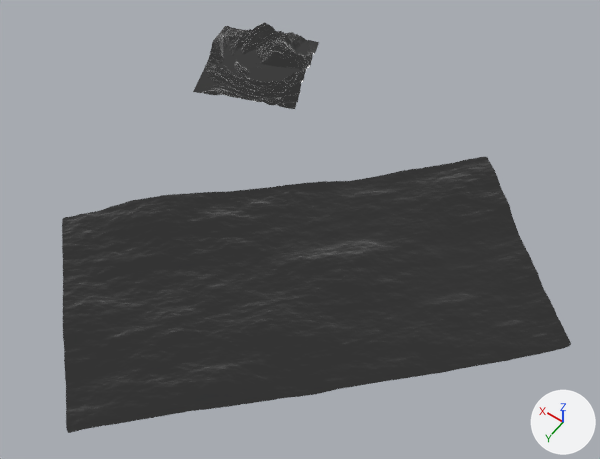
The Blender file dark-side-of-the-moon.blend: old version first, new version second.
Both versions are drawn from a 50 mm camera at (-82.9, 101.3, 111.5) aimed at (-32.1, 30.3, -0.1). Lighting does not change. The marker at lower right points along +X, +Y and +Z.

Objects in the first picture: 'Plane', 'background'.
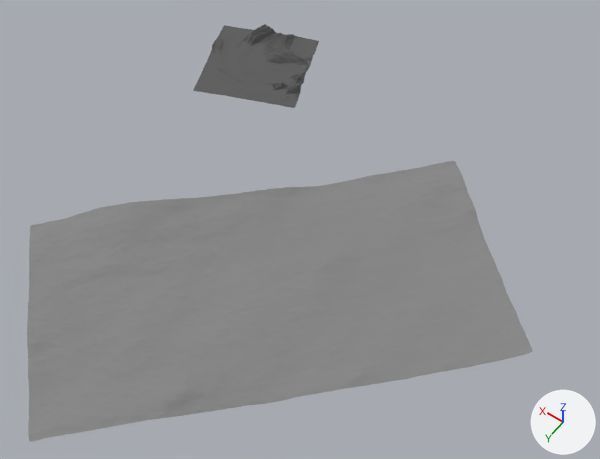
Changed parts and their boxes (x1, y1, x2, y2) in the pictures (600 x 459 px):
```json
{"object": "background", "change": "recoloured, moved, turned", "before": [62, 157, 571, 433], "after": [27, 161, 532, 442], "on screen": "black to grey"}
{"object": "Plane", "change": "recoloured", "before": [193, 23, 319, 109], "after": [193, 23, 319, 109], "on screen": "black to grey"}
```

The change, as JSON lines over the scene's bpy script:
```json
{"block": "mat_material", "change": "nodes: Displacement, Fresnel, Mapping, OutputMaterial, TexCoord, TexNoise, ValToRGB"}
{"block": "mat_material", "change": "colours: black #000000, white #ffffff"}
{"block": "mat_material", "change": "nodes: BsdfPrincipled, Displacement, Mapping, OutputMaterial, TexCoord, TexNoise, ValToRGB"}
{"block": "mat_material", "change": "colours: dark grey #5f5f5f, black #000000, white #ffffff"}
{"op": "remove", "block": "mat_background", "code": "n6 = _N.new('ShaderNodeFresnel'); n6.name = 'Fresnel'"}
{"op": "remove", "block": "mat_background", "code": "n6.inputs[0].default_value = 1.45  # 'IOR'"}
{"op": "add", "block": "mat_background", "code": "n7 = _N.new('ShaderNodeBsdfPrincipled'); n7.name = 'Principled BSDF'"}
{"op": "add", "block": "mat_background", "code": "n7.distribution = 'GGX'"}
{"op": "add", "block": "mat_background", "code": "n7.subsurface_method = 'BURLEY'"}
{"op": "add", "block": "mat_background", "code": "n7.inputs[0].default_value = (0.254, 0.254, 0.254, 1.0)  # 'Base Color', grey #8a8a8a"}
{"op": "add", "block": "mat_background", "code": "n7.inputs[2].default_value = 1.0  # 'Roughness'"}
{"block": "mat_background", "where": "n5 = _N.new('ShaderNodeOutputMaterial'); n5.name = 'Material Output'"}
{"op": "remove", "block": "mat_background", "code": "_L.new(n6.outputs[0], n5.inputs[0])  # 'Factor' to 'Surface'"}
{"op": "add", "block": "mat_background", "code": "_L.new(n7.outputs[0], n5.inputs[0])  # 'BSDF' to 'Surface'"}
{"op": "set", "path": "ob_background.location", "old": "(-36.2, 35.2, -4.1)", "new": "(-31.6, 39.2, -5.4)"}
{"op": "set", "path": "ob_background.rotation_euler", "old": "(0.0, 0.0, -0.76)", "new": "(-0.0117, -0.0111, -0.76)", "note": "degrees (0, 0, -44) -> degrees (-0.7, -0.6, -44)"}
```
